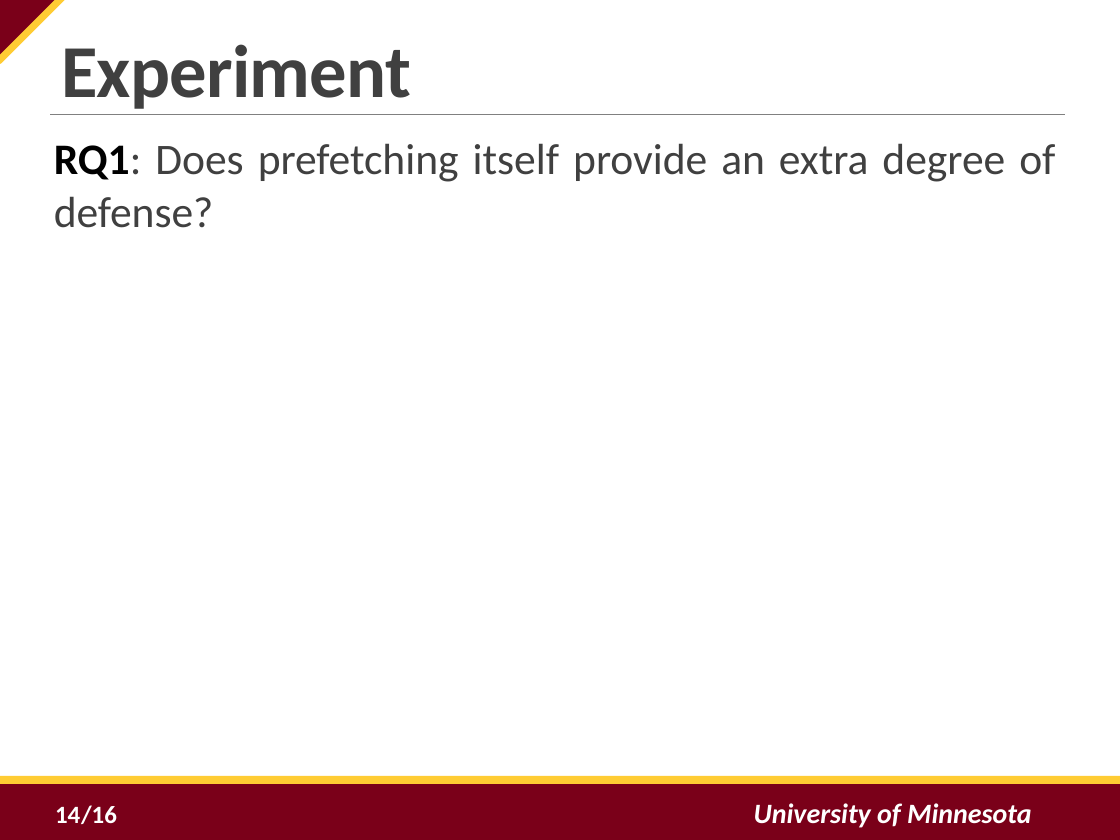
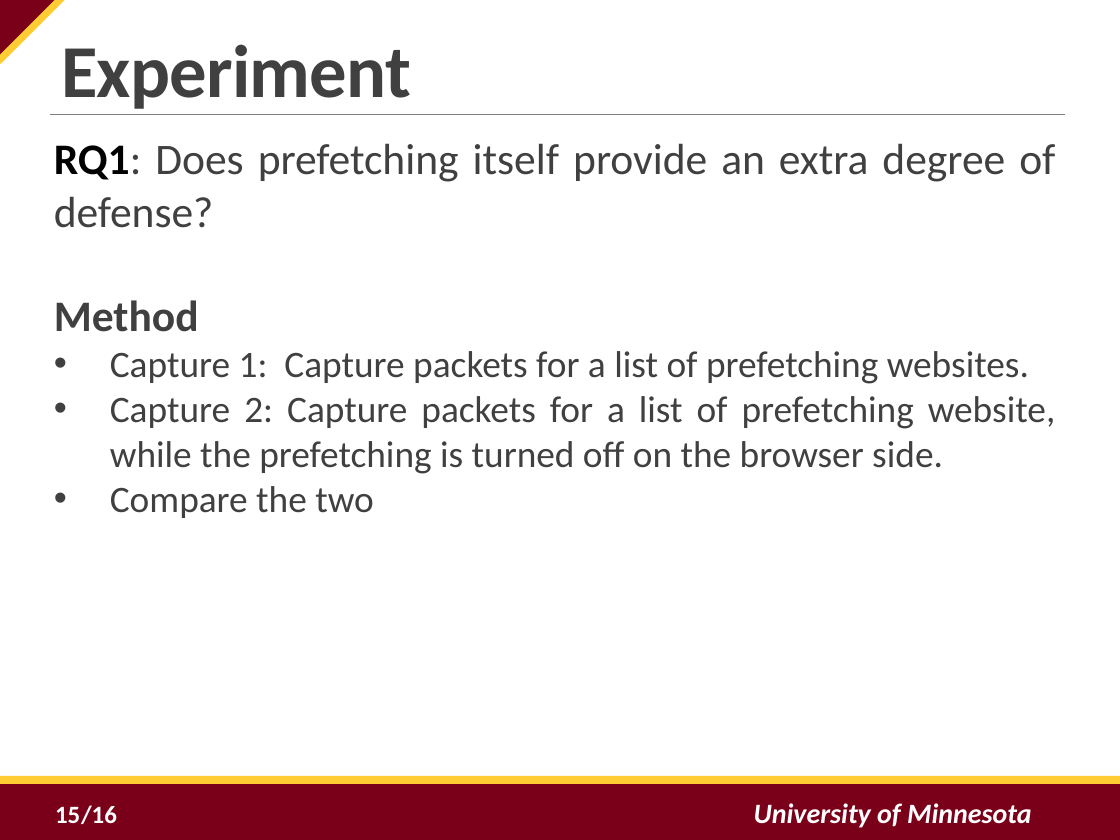
Before and after one commit to tj-byun/link-prefetching-website-fingerprinting-defense, a slide deck: slide 15 of final_presentation.pptx (slide 14 before the commit). Drawn at 1120x840 pixels with LibreOffice and Linux fonts; fonts in the diff are those of the drawing; background and template pictures are left out. Boxes give left, top, right and bottom in pixels: in the first picture for what was removed or moved away, otherwise in the second. Text is boxed around its words. In the diff, an @@ line names an element or a change of style, - is before the commit and + after.

```diff
--- a/final_presentation.pptx
+++ b/final_presentation.pptx
@@ text at (54, 300, 1056, 518): paragraphs added @@
+Method
+• Capture 1: Capture packets for a list of prefetching websites.
+• Capture 2: Capture packets for a list of prefetching website, while the prefetching is turned off on the browser side.
+• Compare the two
@@ page number at (55, 807, 80, 823): text changed @@
-14
+15
```
Also in this commit, not shown: 5 other slides changed, 4 slides added, 1 other file.
